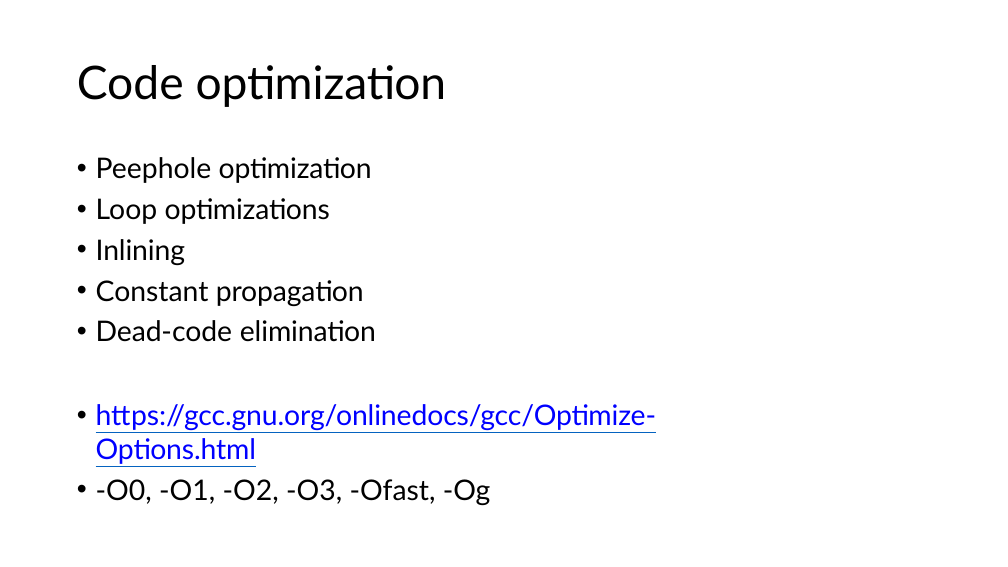
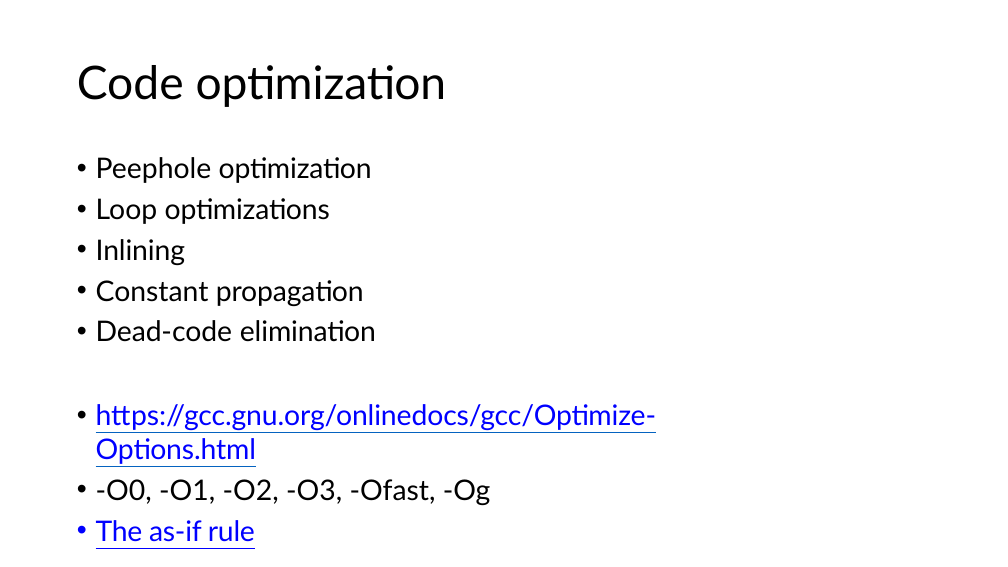
Before and after one commit to kostya2709/C_Plus_Plus_seminars, a slide deck: slide 16 of autumn/sem_3_compiler/presentations/Семинар_3.pptx. Drawn at 1008x567 pixels with LibreOffice and Linux fonts; fonts in the diff are those of the drawing. Boxes give left, top, right and bottom in pixels: in the first picture for what was removed or moved away, otherwise in the second. Text is boxed around its words. In the diff, an @@ line names an element or a change of style, - is before the commit and + after.

```diff
--- a/autumn/sem_3_compiler/presentations/Семинар_3.pptx
+++ b/autumn/sem_3_compiler/presentations/Семинар_3.pptx
@@ text at [96, 520, 255, 542]: paragraph added @@
+• The as-if rule
```
Also in this commit, not shown: 19 other files.
